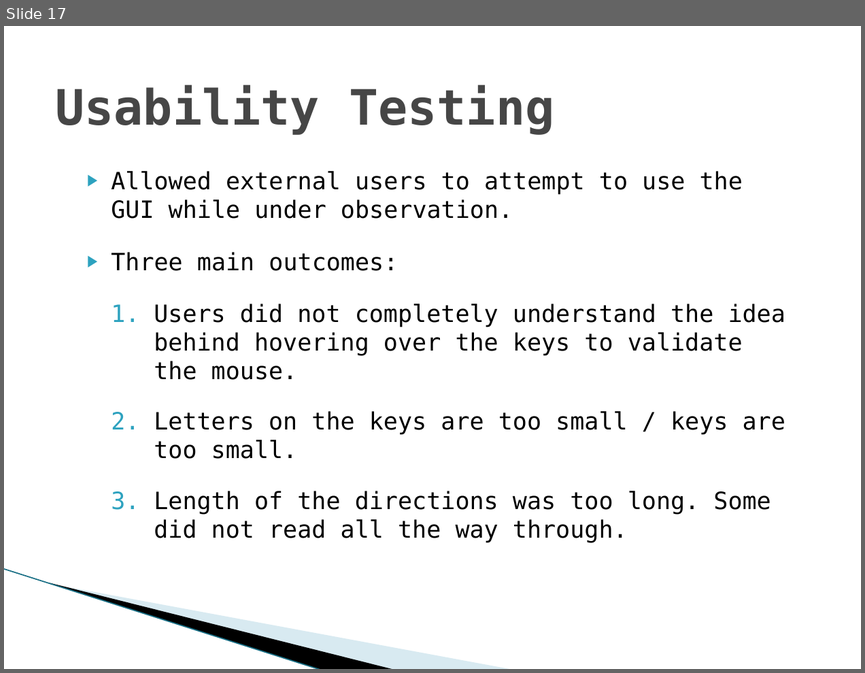
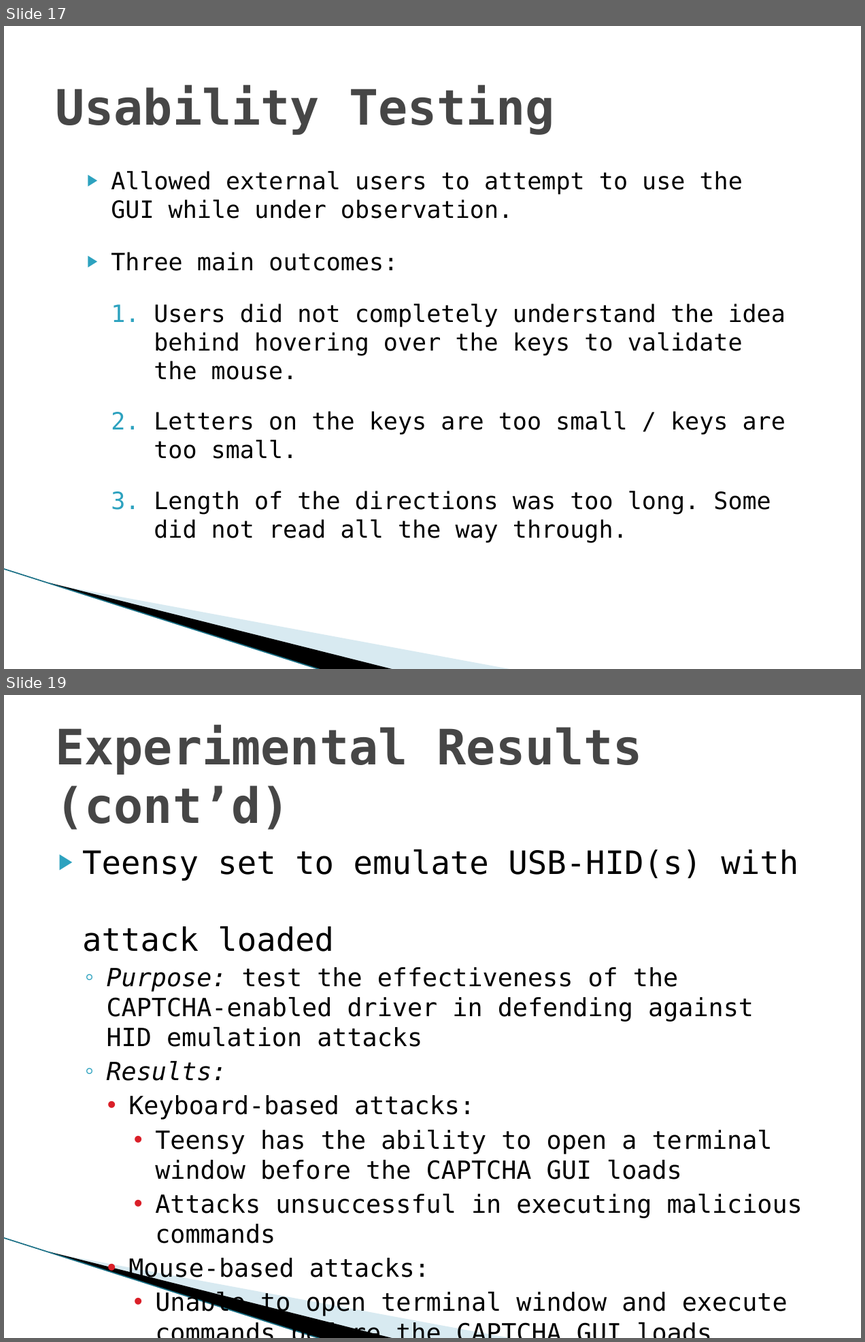
Before and after one commit to vfasburg/cse_825, a slide deck: Project/Final_Project_Presentation_Fasburg_Reiff_Thomas.pptx. Shown one above the other, each under a label of ours: slide 17 before the commit, slides 17 and 19 after it; the slides between them are not shown. The pictures are 865x673 and 865x1342 pixels, drawn with LibreOffice and Linux fonts; fonts in the diff are those of the drawing; background and template pictures are left out. Boxes give left, top, right and bottom in pixels: in the first picture for what was removed or moved away, otherwise in the second. Text is boxed around its words. In the diff, an @@ line names an element or a change of style, - is before the commit and + after.

```diff
--- a/Project/Final_Project_Presentation_Fasburg_Reiff_Thomas.pptx
+++ b/Project/Final_Project_Presentation_Fasburg_Reiff_Thomas.pptx
@@ slide 19 added at (4, 695, 861, 1338), background #FFFFFF; not listed: 3 template elements that a slide beside it also shows @@
@@ title added at (55, 725, 643, 830), 41 pt, text #464646, bold @@
+Experimental Results (cont’d)
@@ text added at (82, 849, 802, 1317), 21 pt, text #000000 @@
+▶ Teensy set to emulate USB-HID(s) with
+  attack loaded
+  ◦ Purpose: test the effectiveness of the CAPTCHA-enabled driver in defending against HID emulation attacks
+  ◦ Results:
+    • Keyboard-based attacks:
+      • Teensy has the ability to open a terminal window before the CAPTCHA GUI loads
+      • Attacks unsuccessful in executing malicious commands
+    • Mouse-based attacks:
+      • Unable to open terminal window and execute commands before the CAPTCHA GUI loads
```
Also in this commit, not shown: 6 slides changed, 1 other slide added.
